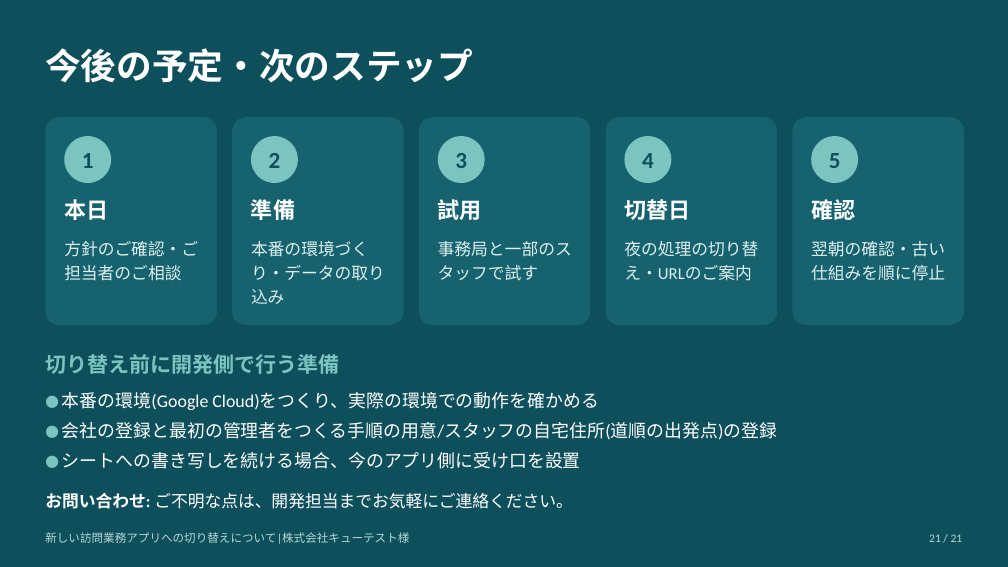
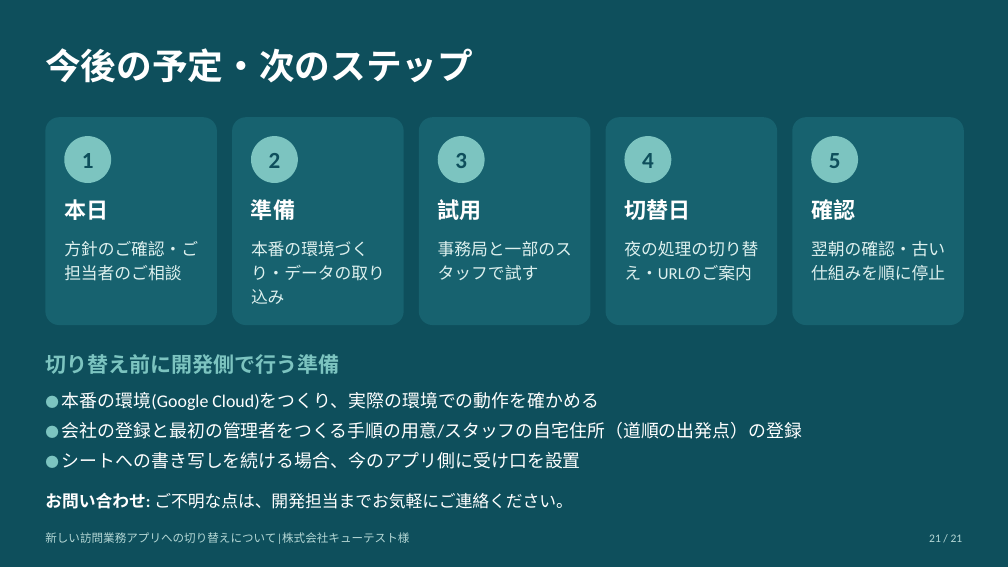
Before and after one commit to katahimo-dev/katahimo-app, a slide deck: slide 21 of doc/partner/新アプリ切替のご説明_キューテスト様.pptx. Drawn at 1008x567 pixels with LibreOffice and Linux fonts; fonts in the diff are those of the drawing. Boxes give left, top, right and bottom in pixels: in the first picture for what was removed or moved away, otherwise in the second. Text is boxed around its words. In the diff, an @@ line names an element or a change of style, - is before the commit and + after.

```diff
--- a/doc/partner/新アプリ切替のご説明_キューテスト様.pptx
+++ b/doc/partner/新アプリ切替のご説明_キューテスト様.pptx
@@ text at bbox=[62, 422, 802, 439]: text changed @@
-● 会社の登録と最初の管理者をつくる手順の用意/スタッフの自宅住所(道順の出発点)の登録
+● 会社の登録と最初の管理者をつくる手順の用意/スタッフの自宅住所（道順の出発点）の登録
```
Also in this commit, not shown: 17 other slides changed, 3 other files.
